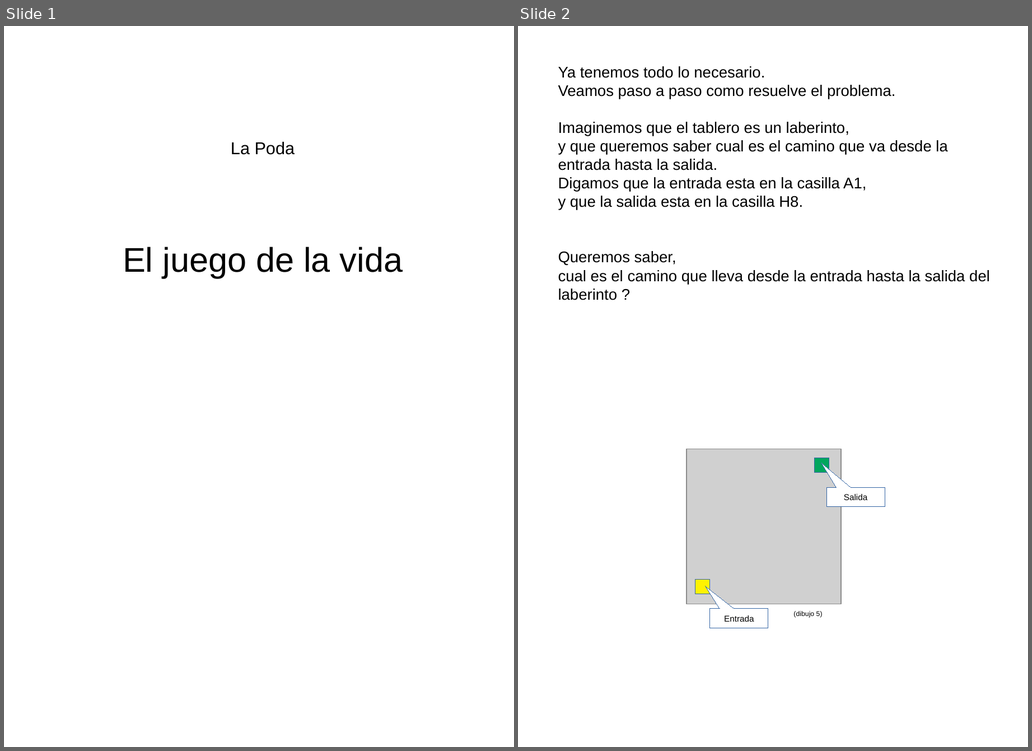
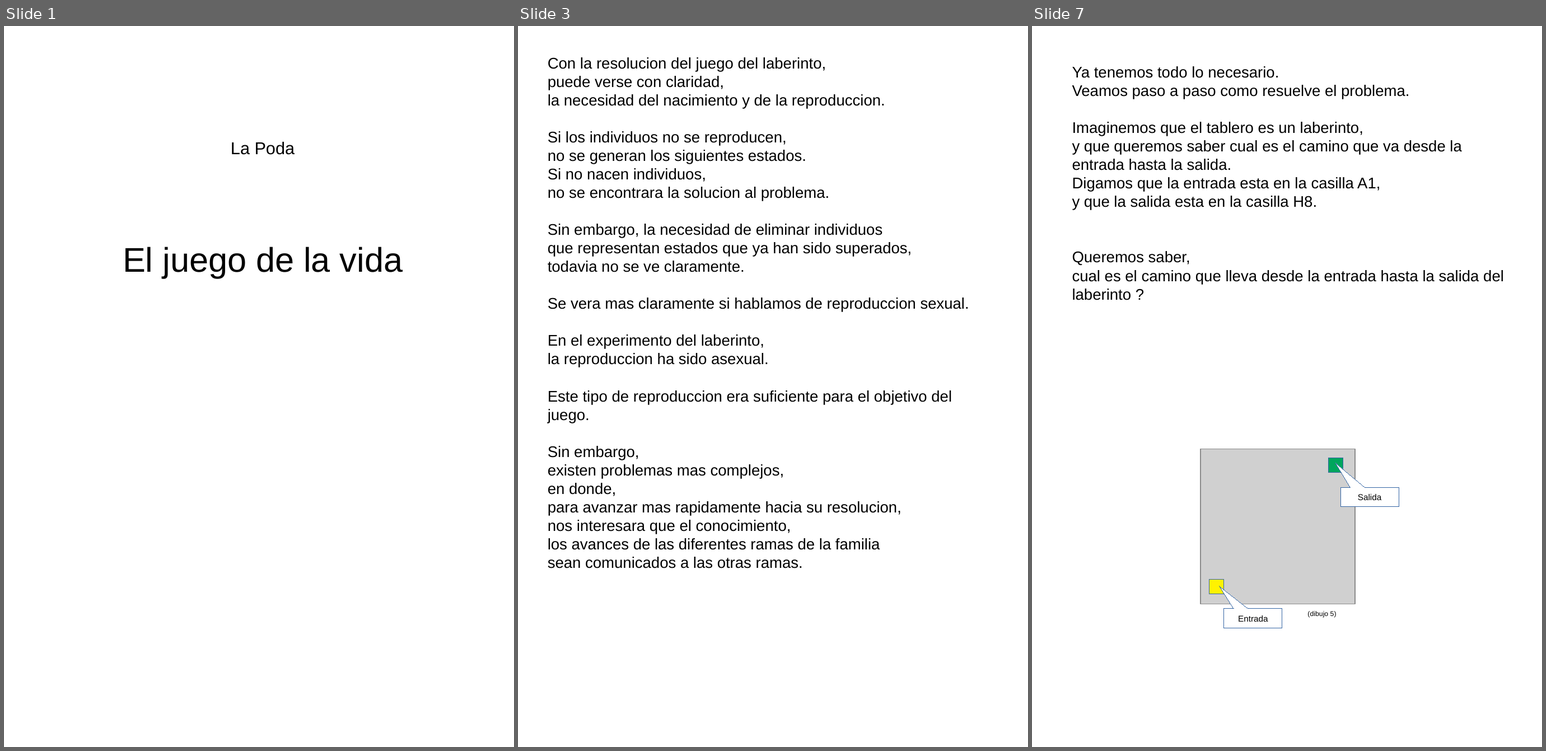
Before and after one commit to fabhrius/La-Cosa, a slide deck: capitulos/Poda/La Poda.odp. Shown side by side, each under a label of ours: slides 1 and 2 before the commit, slides 1, 3 and 7 after it; the slides between them are not shown. The pictures are 1032x751 and 1546x751 pixels, drawn with LibreOffice and Linux fonts; fonts in the diff are those of the drawing; grey boxes stand for pictures. Boxes give left, top, right and bottom in pixels: in the first picture for what was removed or moved away, otherwise in the second. Text is boxed around its words. In the diff, an @@ line names an element or a change of style, - is before the commit and + after.

```diff
--- a/capitulos/Poda/La Poda.odp
+++ b/capitulos/Poda/La Poda.odp
@@ slide 3 added at (x1=518, y1=26, x2=1028, y2=747), background #FFFFFF @@
@@ text added at (x1=548, y1=57, x2=969, y2=569), 18 pt, text #000000 @@
+Con la resolucion del juego del laberinto,
+puede verse con claridad,
+la necesidad del nacimiento y de la reproduccion.
+Si los individuos no se reproducen,
+no se generan los siguientes estados.
+Si no nacen individuos,
+no se encontrara la solucion al problema.
+Sin embargo, la necesidad de eliminar individuos
+que representan estados que ya han sido superados,
+todavia no se ve claramente.
+Se vera mas claramente si hablamos de reproduccion sexual.
+En el experimento del laberinto,
+la reproduccion ha sido asexual.
+Este tipo de reproduccion era suficiente para el objetivo del juego.
+Sin embargo,
+existen problemas mas complejos,
+en donde,
+para avanzar mas rapidamente hacia su resolucion,
+nos interesara que el conocimiento,
+los avances de las diferentes ramas de la familia
+sean comunicados a las otras ramas.
@@ what was slide 2 is now slide 7 @@
```
Also in this commit, not shown: 4 other slides added, 3 other files.
